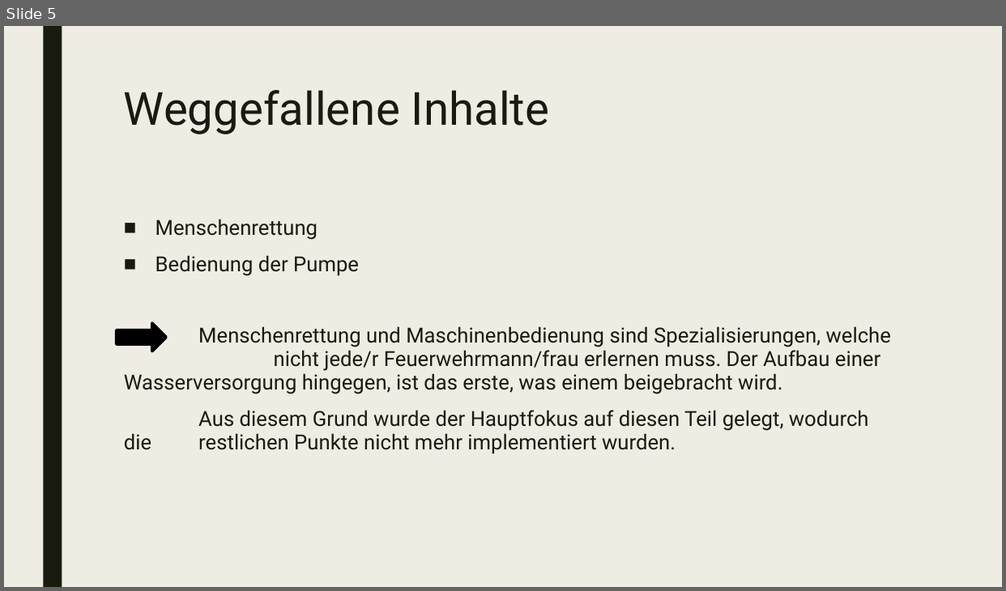
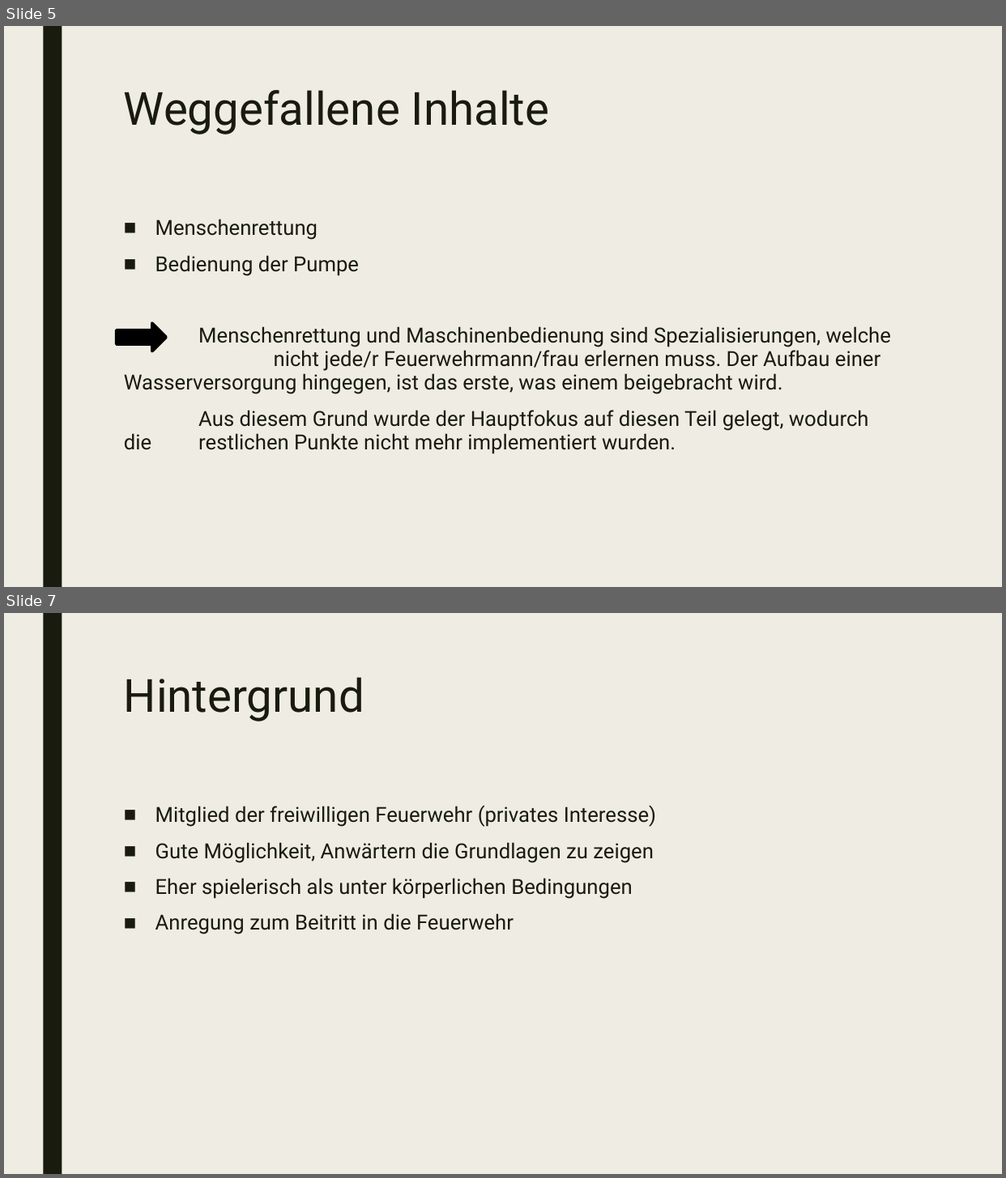
Before and after one commit to JoeK98/Project-Firefight, a slide deck: Abschlusspraesi.pptx. Shown one above the other, each under a label of ours: slide 5 before the commit, slides 5 and 7 after it; the slides between them are not shown. The pictures are 1006x591 and 1006x1178 pixels, drawn with LibreOffice and Linux fonts; fonts in the diff are those of the drawing. Boxes give left, top, right and bottom in pixels: in the first picture for what was removed or moved away, otherwise in the second. Text is boxed around its words. In the diff, an @@ line names an element or a change of style, - is before the commit and + after.

```diff
--- a/Abschlusspraesi.pptx
+++ b/Abschlusspraesi.pptx
@@ slide 7 added at <box>4,613,1002,1174</box>, background #EFEDE3; not listed: 1 template element that a slide beside it also shows @@
@@ title added at <box>124,677,364,722</box>, 44 pt, text #191B0E @@
+Hintergrund
@@ text added at <box>155,805,656,935</box>, 20 pt, text #191B0E @@
+■ Mitglied der freiwilligen Feuerwehr (privates Interesse)
+■ Gute Möglichkeit, Anwärtern die Grundlagen zu zeigen
+■ Eher spielerisch als unter körperlichen Bedingungen
+■ Anregung zum Beitritt in die Feuerwehr
```
Also in this commit, not shown: 3 other slides added.
